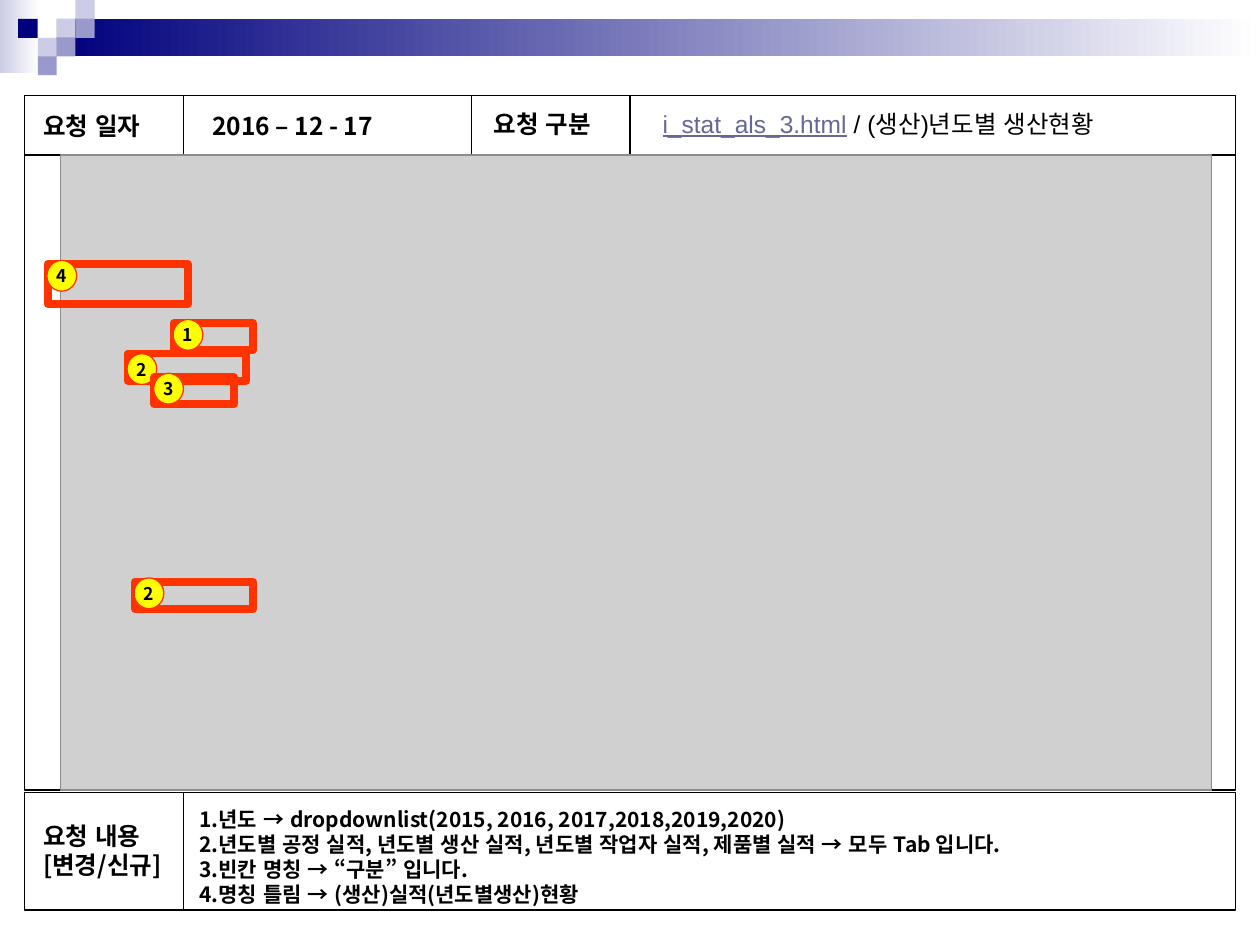
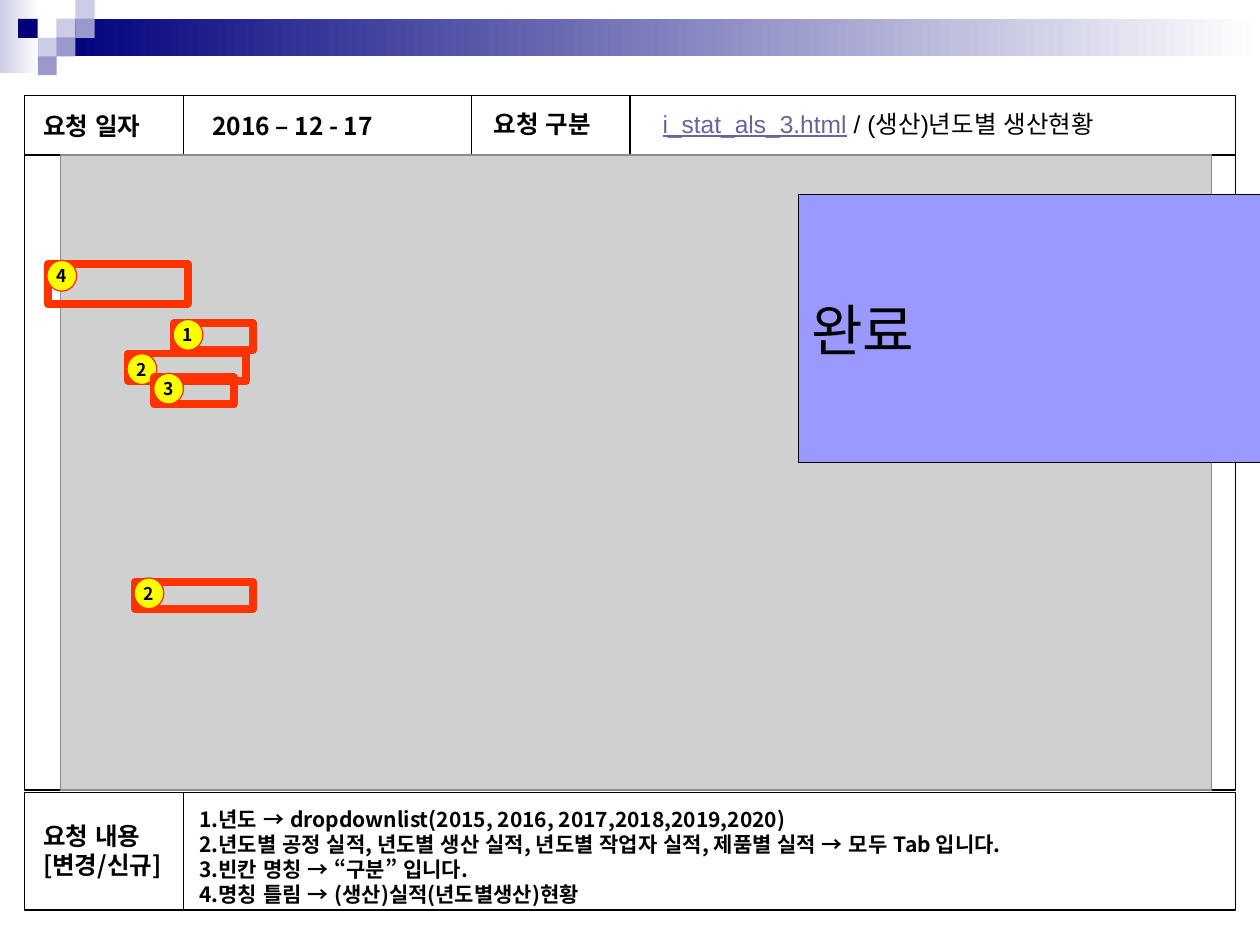
Before and after one commit to in-yong/sinsin_project, a slide deck: slide 10 of 공유문서/수정요청/화면점검_20161217(통계분석).pptx. Drawn at 1260x945 pixels with LibreOffice and Linux fonts; fonts in the diff are those of the drawing; grey boxes stand for pictures. Boxes give left, top, right and bottom in pixels: in the first picture for what was removed or moved away, otherwise in the second. Text is boxed around its words. In the diff, an @@ line names an element or a change of style, - is before the commit and + after.

```diff
--- a/공유문서/수정요청/화면점검_20161217(통계분석).pptx
+++ b/공유문서/수정요청/화면점검_20161217(통계분석).pptx
@@ rectangle added at bbox=[799, 195, 1260, 464], fill #9999FF, outline #000000 0.75 pt, 32 pt, text #000000 @@
+완료
```
Also in this commit, not shown: 5 other slides changed, 4 other files.
